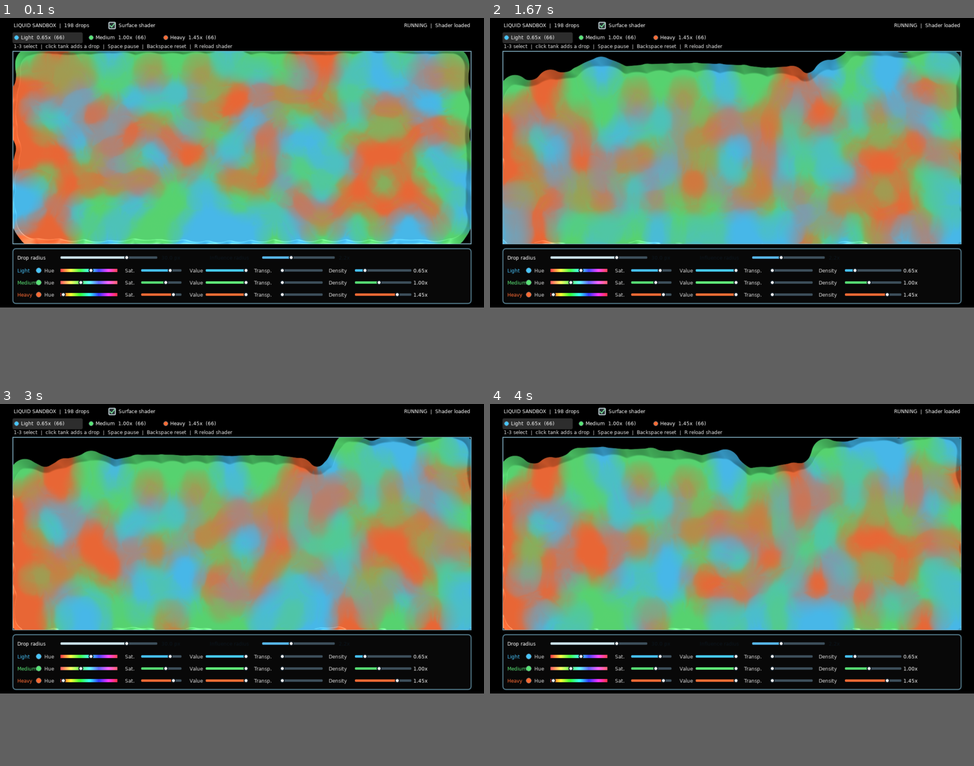
Above: before the commit, frames 1-4 (two rows, left to right).
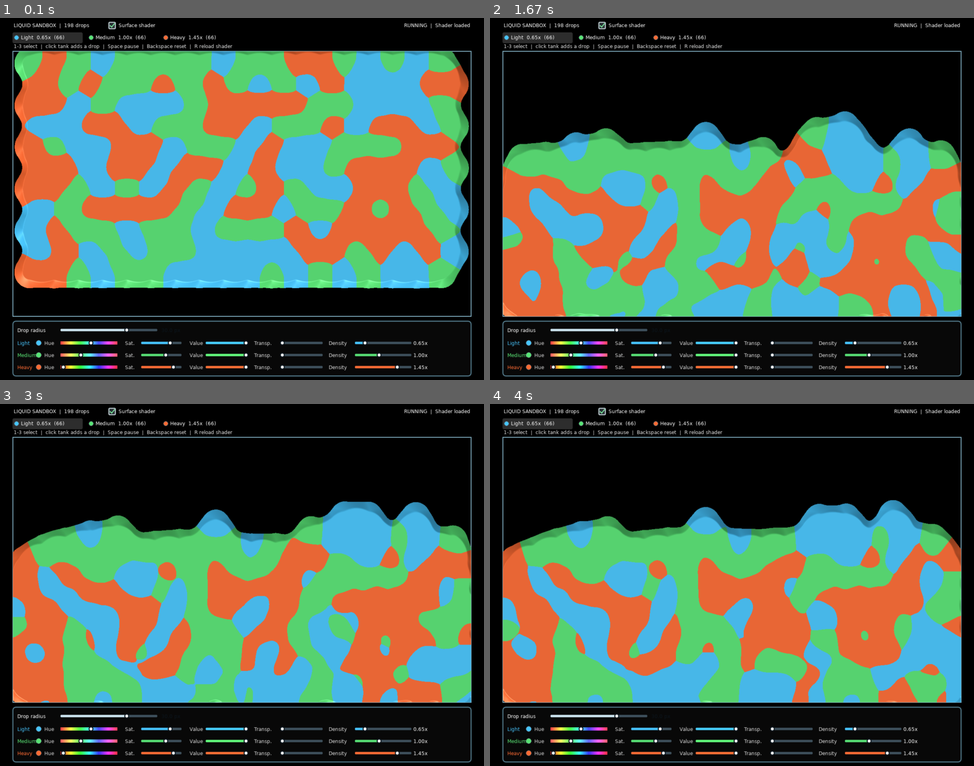
Above: after the commit, the same moments.

Repository: DaiterGG/RealisticLiquidTransfer
Game: LÖVE game, started from LovePreview/main.lua
Same seed, same stepped clock (60 frames per second), same inputs: the game is played once before the commit and once after it.
Inputs (mouse positions are in pixels of both pictures, inside the frame that each line leads up to):
- Up to frame 1 (0.1 s): no input
- Up to frame 2 (1.67 s): move the mouse to (712, 213) at 0.37 s; move the mouse to (562, 329) at 0.87 s; move the mouse to (732, 242) at 1.37 s
- Up to frame 3 (3 s): move the mouse to (309, 505) at 1.87 s; move the mouse to (77, 664) at 2.43 s; move the mouse to (372, 624) at 2.93 s
- Up to frame 4 (4 s): move the mouse to (727, 603) at 3.43 s; move the mouse to (901, 512) at 3.93 s
In our replay, the window is 900x540 before the commit and 900x675 after it. These sizes can differ from the game's own. Grey fills any space a smaller window leaves; there, only what the larger window draws over its background counts as a difference.

The runs differ from the first frame. In frame 1, 59% of the frame differs, in the area x 2-98%, y 9-100%; in frame 2, 68%; in frame 3, 66%; in frame 4, 67%.

Commit message:
Use crisp dominant-color liquid rendering
Co-authored-by: Copilot <223556219+Copilot@users.noreply.github.com>

Diff:
--- a/LovePreview/conf.lua
+++ b/LovePreview/conf.lua
@@ -1,8 +1,8 @@
 function love.conf(t)
     t.window.title = "LÖVE Liquid Sandbox"
     t.window.width = 1200
-    t.window.height = 720
-    t.window.minwidth = 1100
-    t.window.minheight = 480
+    t.window.height = 900
+    t.window.minwidth = 1180
+    t.window.minheight = 820
     t.window.resizable = true
 end
--- a/LovePreview/liquid_field.glsl
+++ b/LovePreview/liquid_field.glsl
@@ -1,15 +1,15 @@
 extern vec2 center;
 extern vec2 pixelScale;
 extern vec2 velocity;
-extern vec4 dropletColor;
+extern number dropOpacity;
+extern number dropGroup;
 extern number dropRadius;
-extern number supportScale;
 extern number fieldMode;
 
 vec4 effect(vec4 color, Image texture, vec2 texture_coords, vec2 screen_coords)
 {
     vec2 offset = (screen_coords - center) / pixelScale;
-    number supportRadius = dropRadius * supportScale;
+    number supportRadius = dropRadius * 2.2;
     number speed = length(velocity);
     bool hasDirection = speed > 0.001;
     vec2 direction = hasDirection ? velocity / speed : vec2(0.0);
@@ -46,13 +46,26 @@
             contribution,
             encodedVelocity.x * contribution,
             encodedVelocity.y * contribution,
-            contribution);
+            0.0);
     }
 
     if (fieldMode < 1.5)
     {
-        return vec4(dropletColor.rgb * dropletColor.a * contribution, 0.0);
+        vec3 groupWeights = vec3(0.0);
+        if (dropGroup < 0.5)
+        {
+            groupWeights.r = dropOpacity * contribution;
+        }
+        else if (dropGroup < 1.5)
+        {
+            groupWeights.g = dropOpacity * contribution;
+        }
+        else
+        {
+            groupWeights.b = dropOpacity * contribution;
+        }
+        return vec4(groupWeights, 0.0);
     }
 
-    return vec4(dropletColor.a * contribution, 0.0, 0.0, 0.0);
+    return vec4(dropOpacity * contribution, 0.0, 0.0, 0.0);
 }
--- a/LovePreview/liquid_simulation.lua
+++ b/LovePreview/liquid_simulation.lua
@@ -155,26 +155,25 @@
     end
 
     local radius = self.dropRadius
-    local spacing = radius * 2 + 1
     local availableWidth = math.max(0, bounds.right - bounds.left - radius * 2)
     local availableHeight = math.max(0, bounds.bottom - bounds.top - radius * 2)
-    local columns = math.max(1, math.min(34, math.floor(availableWidth / spacing) + 1))
-    local rows = math.ceil(#kinds / columns)
-    local spacingX = columns > 1 and math.min(spacing, availableWidth / (columns - 1)) or 0
-    local spacingY = rows > 1 and math.min(spacing, availableHeight / (rows - 1)) or 0
-    local startX = bounds.left + radius
-        + (availableWidth - (columns - 1) * spacingX) * 0.5
+    local spacingX = radius * 2
+    local spacingY = radius * math.sqrt(3)
+    local columns = math.max(1, math.min(34, math.floor(availableWidth / spacingX) + 1))
+    local rowCount = math.ceil(#kinds / columns)
+    local gridWidth = (columns - 1) * spacingX + spacingX * 0.5
+    local startX = bounds.left + radius + (availableWidth - gridWidth) * 0.5
     local startY = bounds.top + radius
-        + (availableHeight - (rows - 1) * spacingY) * 0.5
+    if rowCount > 1 then
+        spacingY = math.min(spacingY, availableHeight / (rowCount - 1))
+    end
 
     for index, kind in ipairs(kinds) do
         local column = (index - 1) % columns
         local row = math.floor((index - 1) / columns)
-        local rowCount = math.min(columns, #kinds - row * columns)
-        local rowStartX = startX + (columns - rowCount) * spacingX * 0.5
         self:addDrop(
             kind,
-            rowStartX + column * spacingX + love.math.random() * 0.4 - 0.2,
+            startX + column * spacingX + row % 2 * spacingX * 0.5 + love.math.random() * 0.4 - 0.2,
             startY + row * spacingY + love.math.random() * 0.4 - 0.2
         )
     end
--- a/LovePreview/main.lua
+++ b/LovePreview/main.lua
@@ -19,7 +19,6 @@
 local status = "Loading shader..."
 local draggingControl
 local fieldPixelsPerUnit = 0.5
-local influenceScale = 2.2
 
 local function clamp(value, minimum, maximum)
     return math.max(minimum, math.min(maximum, value))
@@ -88,7 +87,7 @@
         for _, drop in ipairs(simulation.drops) do
             local centerX = (drop.x - bounds.left) * scaleX
             local centerY = (drop.y - bounds.top) * scaleY
-            local supportRadius = drop.radius * influenceScale
+            local supportRadius = drop.radius * 2.2
             local speed = math.sqrt(drop.vx * drop.vx + drop.vy * drop.vy)
             local tailLength = drop.radius * 2.5 * clamp(speed / 600, 0, 1)
             local extent = supportRadius + tailLength
@@ -96,12 +95,9 @@
             fieldShader:send("center", { centerX, centerY })
             fieldShader:send("pixelScale", { scaleX, scaleY })
             fieldShader:send("velocity", { drop.vx, drop.vy })
-            fieldShader:send(
-                "dropletColor",
-                { drop.color[1], drop.color[2], drop.color[3], drop.opacity }
-            )
+            fieldShader:send("dropOpacity", drop.opacity)
+            fieldShader:send("dropGroup", drop.kind - 1)
             fieldShader:send("dropRadius", drop.radius)
-            fieldShader:send("supportScale", influenceScale)
             love.graphics.rectangle(
                 "fill",
                 centerX - extent * scaleX,
@@ -121,7 +117,6 @@
     return {
         panelTop = height - 146,
         size = { x = 150, y = height - 124, width = 240 },
-        influence = { labelX = 520, x = 650, y = height - 124, width = 180 },
         groupStartY = height - 92,
         groupStep = 30,
         hue = { labelX = 110, x = 150, width = 140 },
@@ -153,8 +148,6 @@
     local value = sliderValue(control.slider, x)
     if control.kind == "size" then
         simulation:setDropRadius(4 + value * 38)
-    elseif control.kind == "influence" then
-        influenceScale = 1 + value * 3
     elseif control.kind == "hue" then
         simulation:setTypeHue(control.group, value)
     elseif control.kind == "saturation" then
@@ -221,18 +214,6 @@
     }
     if math.abs(y - sizeSlider.y) <= 11 and x >= sizeSlider.x - 6 and x <= sizeSlider.x + sizeSlider.width + 6 then
         return { kind = "size", slider = sizeSlider }
-    end
-
-    local influenceSlider = {
-        x = layout.influence.x,
-        y = layout.influence.y,
-        width = layout.influence.width,
-    }
-    if math.abs(y - influenceSlider.y) <= 11
-        and x >= influenceSlider.x - 6
-        and x <= influenceSlider.x + influenceSlider.width + 6
-    then
-        return { kind = "influence", slider = influenceSlider }
     end
 
     for group = 1, #Simulation.types do
@@ -367,11 +348,9 @@
             "fieldTexelSize",
             { 1 / densityCanvasWidth, 1 / densityCanvasHeight }
         )
-        shader:send(
-            "transitionOffset",
-            { 3 / densityCanvasWidth, 3 / densityCanvasHeight }
-        )
-        shader:send("colorTransitionSharpness", 3)
+        shader:send("lightColor", Simulation.types[1].color)
+        shader:send("mediumColor", Simulation.types[2].color)
+        shader:send("heavyColor", Simulation.types[3].color)
 
         love.graphics.setBlendMode("alpha", "alphamultiply")
         love.graphics.setShader(shader)
@@ -456,17 +435,6 @@
     local radiusValue = (simulation.dropRadius - 4) / 38
     drawSlider(layout.size, radiusValue, { 0.82, 0.91, 0.95 })
     love.graphics.print(string.format("%.1f px", simulation.dropRadius), 400, layout.size.y - 7)
-    love.graphics.print("Influence radius", layout.influence.labelX, layout.influence.y - 7)
-    drawSlider(
-        layout.influence,
-        (influenceScale - 1) / 3,
-        { 0.35, 0.74, 0.95 }
-    )
-    love.graphics.print(
-        string.format("%.1fx", influenceScale),
-        layout.influence.x + layout.influence.width + 10,
-        layout.influence.y - 7
-    )
 
     for kind, liquid in ipairs(types) do
         local rowY = layout.groupStartY + (kind - 1) * layout.groupStep
--- a/LovePreview/shader.glsl
+++ b/LovePreview/shader.glsl
@@ -4,8 +4,9 @@
 extern vec2 tankOrigin;
 extern vec2 tankSize;
 extern vec2 fieldTexelSize;
-extern vec2 transitionOffset;
-extern number colorTransitionSharpness;
+extern vec3 lightColor;
+extern vec3 mediumColor;
+extern vec3 heavyColor;
 
 number getDensity(vec2 uv)
 {
@@ -14,74 +15,20 @@
 
 vec4 getLiquidColor(vec2 uv)
 {
-    vec4 accumulatedColor = Texel(colorField, uv);
+    vec3 groupWeights = Texel(colorField, uv).rgb;
     number opacityWeight = max(Texel(opacityField, uv).r, 0.0001);
     number densityWeight = max(Texel(densityField, uv).r, 0.0001);
-    return vec4(
-        accumulatedColor.rgb / opacityWeight,
-        clamp(opacityWeight / densityWeight, 0.0, 1.0));
-}
-
-void considerLiquidColorBoundary(
-    vec2 uv,
-    vec2 offset,
-    inout number strongestContrast,
-    inout vec4 colorBefore,
-    inout vec4 colorAfter)
-{
-    vec4 before = getLiquidColor(uv - offset);
-    vec4 after = getLiquidColor(uv + offset);
-    vec3 colorDifference = after.rgb * after.a - before.rgb * before.a;
-    number contrast = dot(colorDifference, colorDifference);
-    if (contrast > strongestContrast)
+    vec3 selectedColor = lightColor;
+    if (groupWeights.g > groupWeights.r && groupWeights.g >= groupWeights.b)
     {
-        strongestContrast = contrast;
-        colorBefore = before;
-        colorAfter = after;
+        selectedColor = mediumColor;
     }
-}
-
-vec4 sharpenLiquidColorTransition(vec2 uv, vec4 centerColor)
-{
-    const number inverseSqrtTwo = 0.70710678;
-    vec2 horizontalOffset = vec2(transitionOffset.x, 0.0);
-    vec2 verticalOffset = vec2(0.0, transitionOffset.y);
-    vec2 diagonalOffset = (horizontalOffset + verticalOffset) * inverseSqrtTwo;
-    vec2 oppositeDiagonalOffset = (horizontalOffset - verticalOffset) * inverseSqrtTwo;
-    number strongestContrast = 0.0;
-    vec4 colorBefore = centerColor;
-    vec4 colorAfter = centerColor;
-
-    considerLiquidColorBoundary(uv, horizontalOffset, strongestContrast, colorBefore, colorAfter);
-    considerLiquidColorBoundary(uv, verticalOffset, strongestContrast, colorBefore, colorAfter);
-    considerLiquidColorBoundary(uv, diagonalOffset, strongestContrast, colorBefore, colorAfter);
-    considerLiquidColorBoundary(uv, oppositeDiagonalOffset, strongestContrast, colorBefore, colorAfter);
-
-    if (strongestContrast < 0.0001)
+    else if (groupWeights.b > groupWeights.r && groupWeights.b > groupWeights.g)
     {
-        return centerColor;
+        selectedColor = heavyColor;
     }
 
-    vec3 beforePremultiplied = colorBefore.rgb * colorBefore.a;
-    vec3 afterPremultiplied = colorAfter.rgb * colorAfter.a;
-    vec3 colorSpan = afterPremultiplied - beforePremultiplied;
-    vec3 centerPremultiplied = centerColor.rgb * centerColor.a;
-    number blend = clamp(
-        dot(centerPremultiplied - beforePremultiplied, colorSpan) / strongestContrast,
-        0.0,
-        1.0);
-    number sharpness = clamp(colorTransitionSharpness / 3.0, 0.0, 1.0);
-    number transitionWidth = mix(1.0, 0.08, sharpness);
-    number splineBlend = smoothstep(
-        0.5 - transitionWidth * 0.5,
-        0.5 + transitionWidth * 0.5,
-        blend);
-    number opacity = mix(colorBefore.a, colorAfter.a, splineBlend);
-    vec3 premultipliedColor = mix(beforePremultiplied, afterPremultiplied, splineBlend);
-    vec3 color = opacity > 0.0001
-        ? premultipliedColor / opacity
-        : vec3(0.0);
-    return vec4(color, opacity);
+    return vec4(selectedColor, clamp(opacityWeight / densityWeight, 0.0, 1.0));
 }
 
 vec4 effect(vec4 vertexColor, Image texture, vec2 texture_coords, vec2 screen_coords)
@@ -89,10 +36,6 @@
     vec2 uv = clamp((screen_coords - tankOrigin) / tankSize, 0.0, 1.0);
     number density = getDensity(uv);
     vec4 sampledLiquidColor = getLiquidColor(uv);
-    if (colorTransitionSharpness > 0.0)
-    {
-        sampledLiquidColor = sharpenLiquidColorTransition(uv, sampledLiquidColor);
-    }
 
     number leftDensity = getDensity(uv - vec2(fieldTexelSize.x, 0.0));
     number rightDensity = getDensity(uv + vec2(fieldTexelSize.x, 0.0));
@@ -110,8 +53,6 @@
             abs(pixelUpDensity - pixelDownDensity))
             * 0.5,
         0.0005);
-    number edgeHalfWidth = max(screenDensityDerivative * 0.5, 0.00025);
-
     vec4 accumulatedDensity = Texel(densityField, uv);
     vec2 encodedVelocity = clamp(
         accumulatedDensity.gb / max(accumulatedDensity.r, 0.0001),
@@ -126,7 +67,7 @@
     number diffuse = 0.58 + 0.42 * clamp(dot(normal, lightDirection), 0.0, 1.0);
     vec3 halfDirection = normalize(lightDirection + vec3(0.0, 0.0, 1.0));
     number specular = pow(clamp(dot(normal, halfDirection), 0.0, 1.0), 28.0);
-    number alpha = smoothstep(0.5 - edgeHalfWidth, 0.5 + edgeHalfWidth, density);
+    number alpha = step(0.5, density);
     number pixelsFromEdge = (density - 0.5) / screenDensityDerivative;
     number edge = 1.0 - smoothstep(0.0, 2.0, pixelsFromEdge);
 
